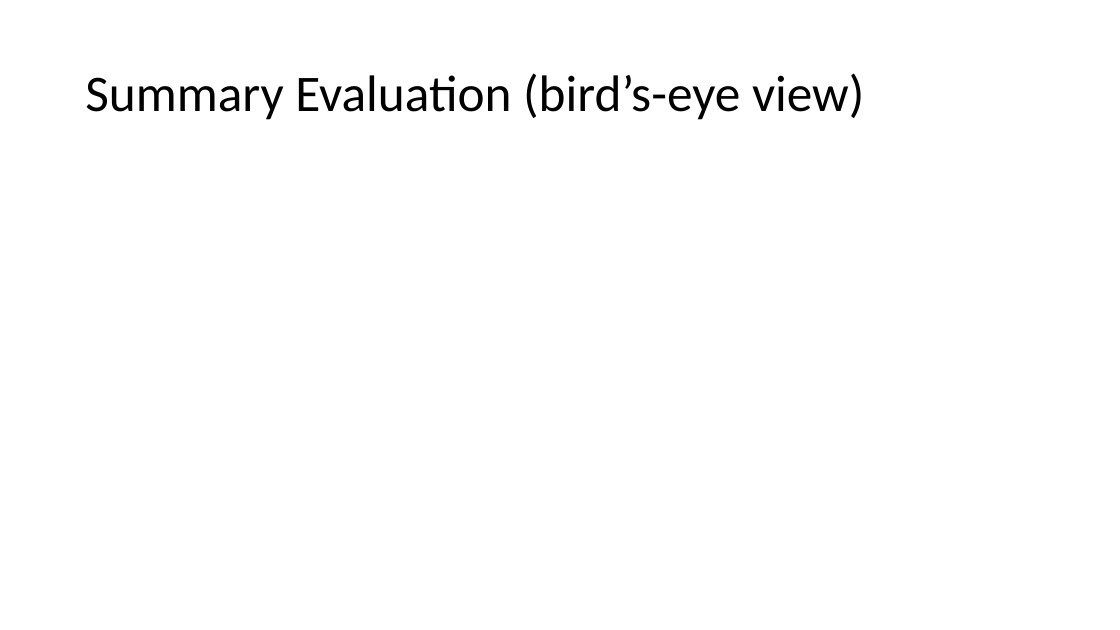
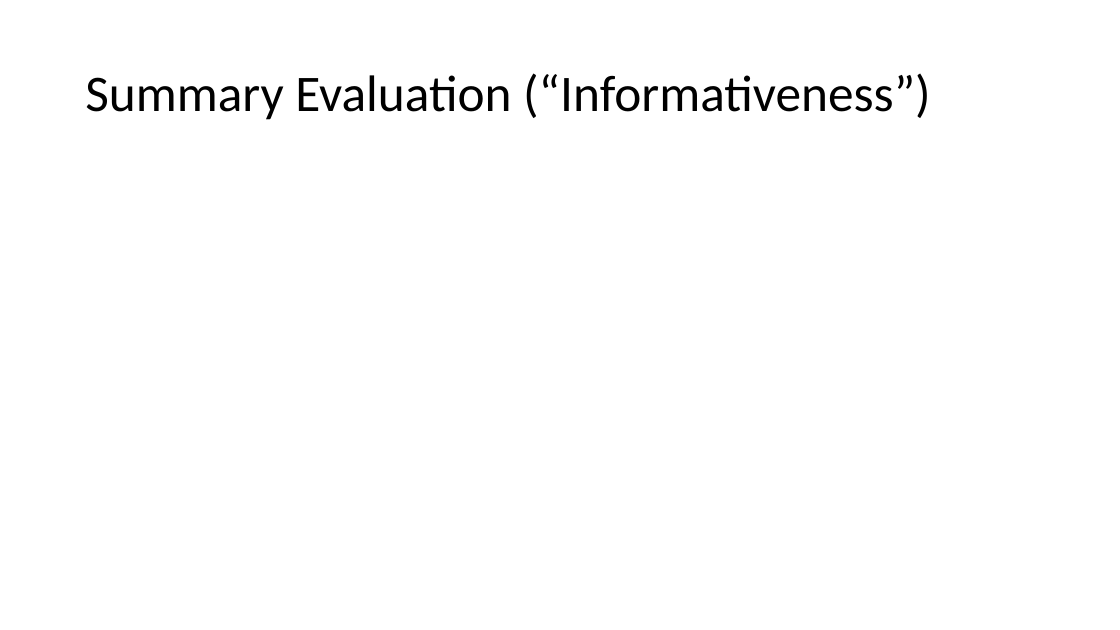
Before and after one commit to karno-bh/rouge-reimpl, a slide deck: slide 9 of docs/Summary Evaluation Platform.pptx (slide 7 before the commit). Drawn at 1120x630 pixels with LibreOffice and Linux fonts; fonts in the diff are those of the drawing; grey boxes stand for pictures. Boxes give left, top, right and bottom in pixels: in the first picture for what was removed or moved away, otherwise in the second. Text is boxed around its words. In the diff, an @@ line names an element or a change of style, - is before the commit and + after.

```diff
--- a/docs/Summary Evaluation Platform.pptx
+++ b/docs/Summary Evaluation Platform.pptx
@@ title at (85,73,931,120): text changed @@
-Summary Evaluation (bird’s-eye view)
+Summary Evaluation (“Informativeness”)
```
Also in this commit, not shown: 4 slides added.
